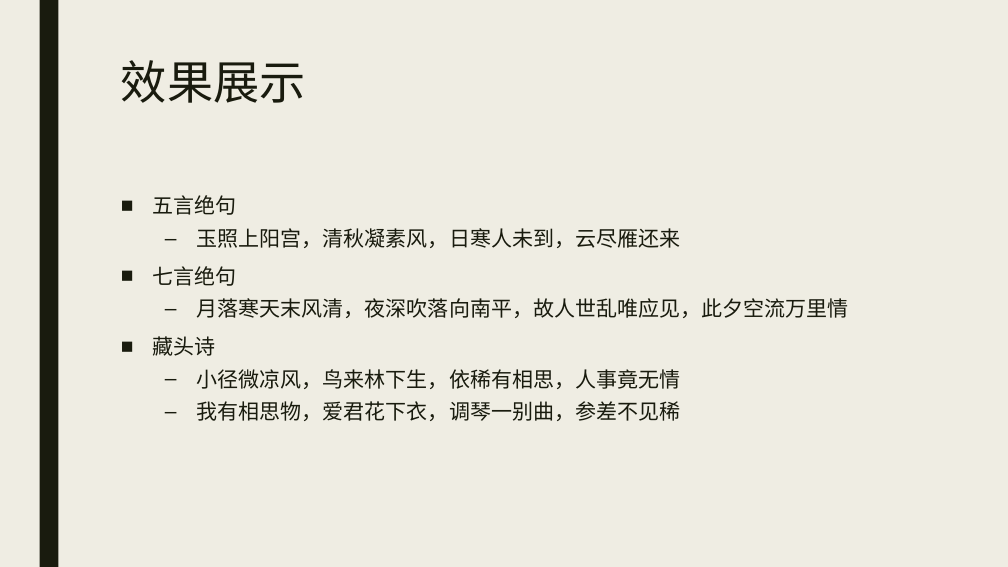
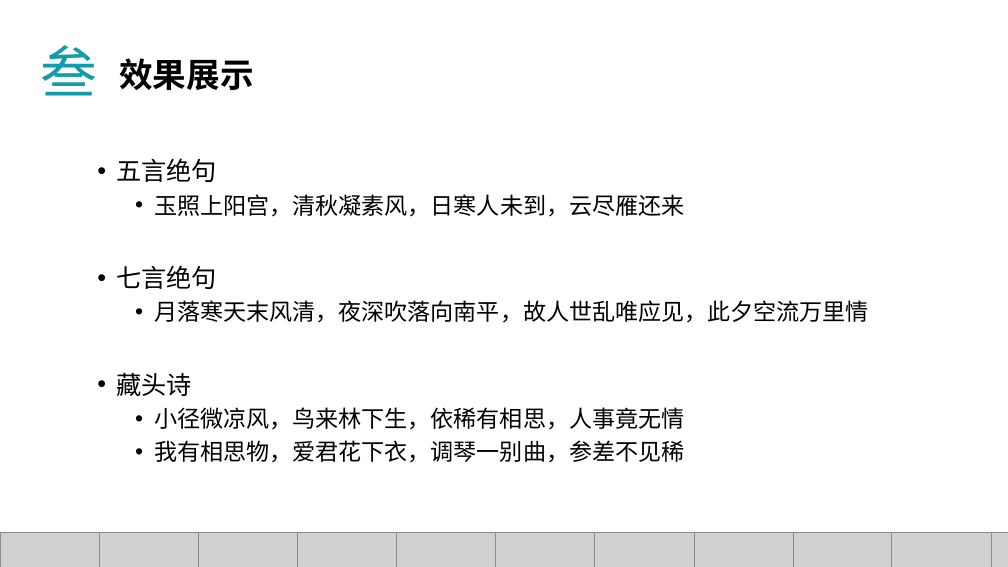
Before and after one commit to Changed-cc/deepstudy, a slide deck: slide 12 of CPG_pre.pptx (slide 8 before the commit). Drawn at 1008x567 pixels with LibreOffice and Linux fonts; fonts in the diff are those of the drawing; grey boxes stand for pictures; background and template pictures are left out. Boxes give left, top, right and bottom in pixels: in the first picture for what was removed or moved away, otherwise in the second. Text is boxed around its words. In the diff, an @@ line names an element or a change of style, - is before the commit and + after.

```diff
--- a/CPG_pre.pptx
+++ b/CPG_pre.pptx
@@ background #EFEDE3 to #FFFFFF @@
@@ rectangle removed at (39,0,58,567) @@
@@ text added at (41,45,98,96), 54 pt, text #129BA9 @@
+叁
@@ text "效果展示" at (119,58,253,90): size 44 to 32 pt, font Noto Sans CJK SC to Noto Sans CJK JP, text colour #191B0E to #000000, bold on; line spacing 0.89 to 1 @@
@@ text "五言绝句": place and size @@
-text "五言绝句" at (153,195,849,421)
+text "五言绝句" at (116,158,869,463)
@@ text "五言绝句" at (116,158,869,463): size 20 to 24 pt in "五言绝句", "七言绝句", "藏头诗"; text colour #191B0E to #000000, size 20 to 22 pt, font Arial to Noto Sans CJK SC; bullet ■ to •; less space between paragraphs; bullet – to • @@
@@ group added at (0,532,1008,567): 11 pictures @@
```
Also in this commit, not shown: 6 other slides changed, 7 slides added, 2 slides removed, 1 other file.
